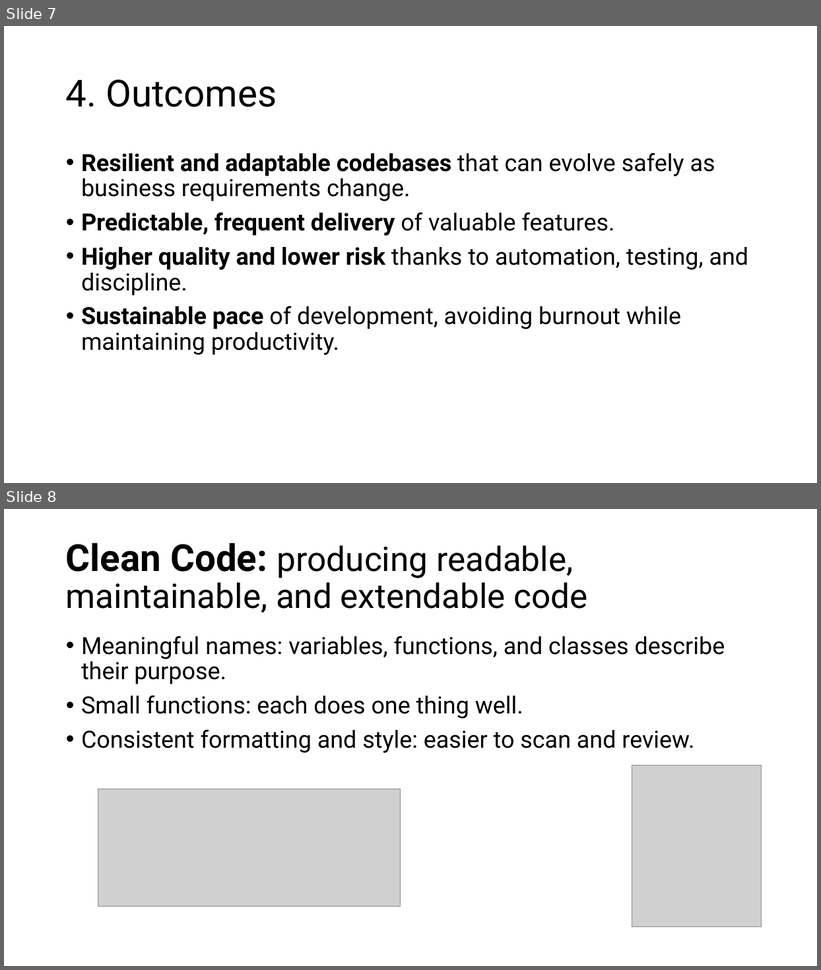
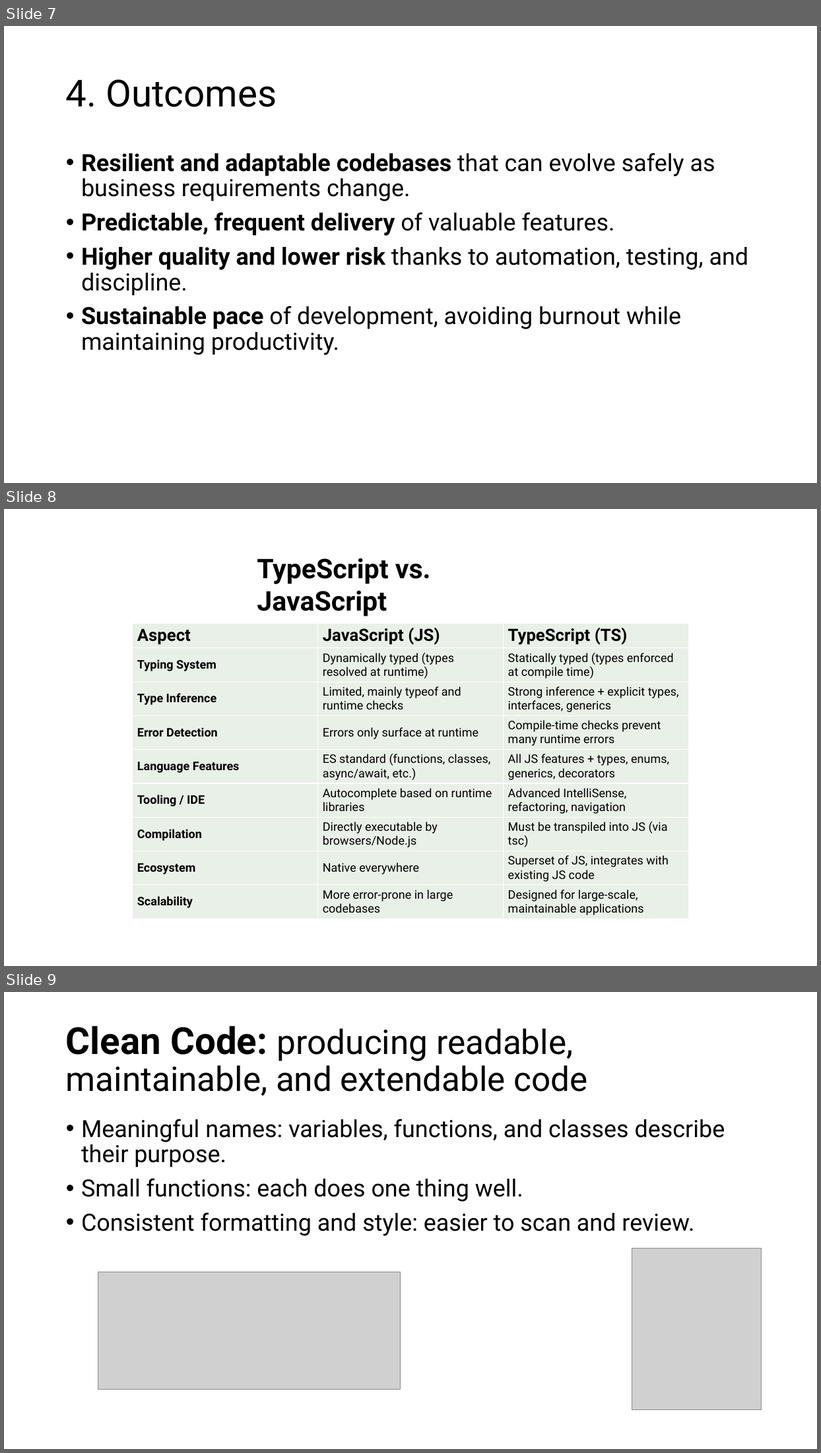
Before and after one commit to HeitorRoriz/NodeJS-Workshop, a slide deck: learning_material/Agile Software Engineering.pptx. Shown one above the other, each under a label of ours: slides 7 and 8 before the commit, slides 7, 8 and 9 after it. The pictures are 821x970 and 821x1453 pixels, drawn with LibreOffice and Linux fonts; fonts in the diff are those of the drawing; grey boxes stand for pictures. Boxes give left, top, right and bottom in pixels: in the first picture for what was removed or moved away, otherwise in the second. Text is boxed around its words. In the diff, an @@ line names an element or a change of style, - is before the commit and + after.

Commit message:
Update Agile Software Engineering presentation file

```diff
--- a/learning_material/Agile Software Engineering.pptx
+++ b/learning_material/Agile Software Engineering.pptx
@@ slide 8 added at bbox=[4, 509, 817, 966], background #FFFFFF @@
@@ text added at bbox=[257, 558, 431, 617], 32 pt, text #000000, bold @@
+TypeScript vs. JavaScript
@@ table added at bbox=[133, 624, 689, 920], 9 rows, 3 columns @@
+Aspect | JavaScript (JS) | TypeScript (TS)
+Typing System | Dynamically typed (types resolved at runtime) | Statically typed (types enforced at compile time)
+Type Inference | Limited, mainly typeof and runtime checks | Strong inference + explicit types, interfaces, generics
+Error Detection | Errors only surface at runtime | Compile-time checks prevent many runtime errors
+Language Features | ES standard (functions, classes, async/await, etc.) | All JS features + types, enums, generics, decorators
+Tooling / IDE | Autocomplete based on runtime libraries | Advanced IntelliSense, refactoring, navigation
+Compilation | Directly executable by browsers/Node.js | Must be transpiled into JS (via tsc)
+Ecosystem | Native everywhere | Superset of JS, integrates with existing JS code
+Scalability | More error-prone in large codebases | Designed for large-scale, maintainable applications
@@ what was slide 8 is now slide 9 @@
```
